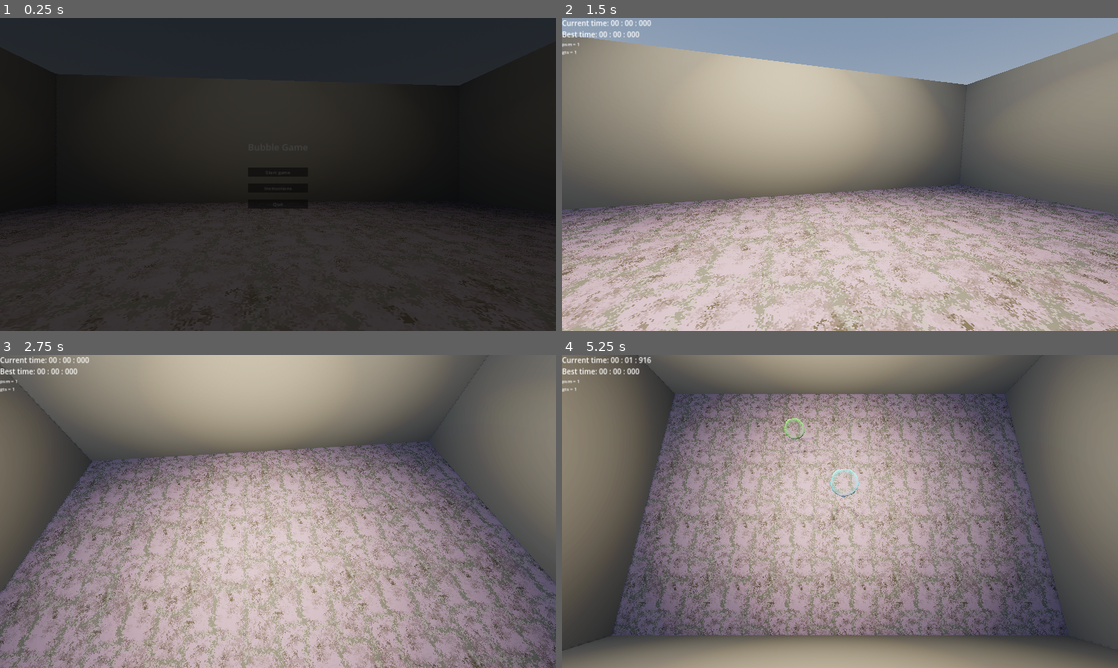
Above: before the commit, frames 1-4 (two rows, left to right).
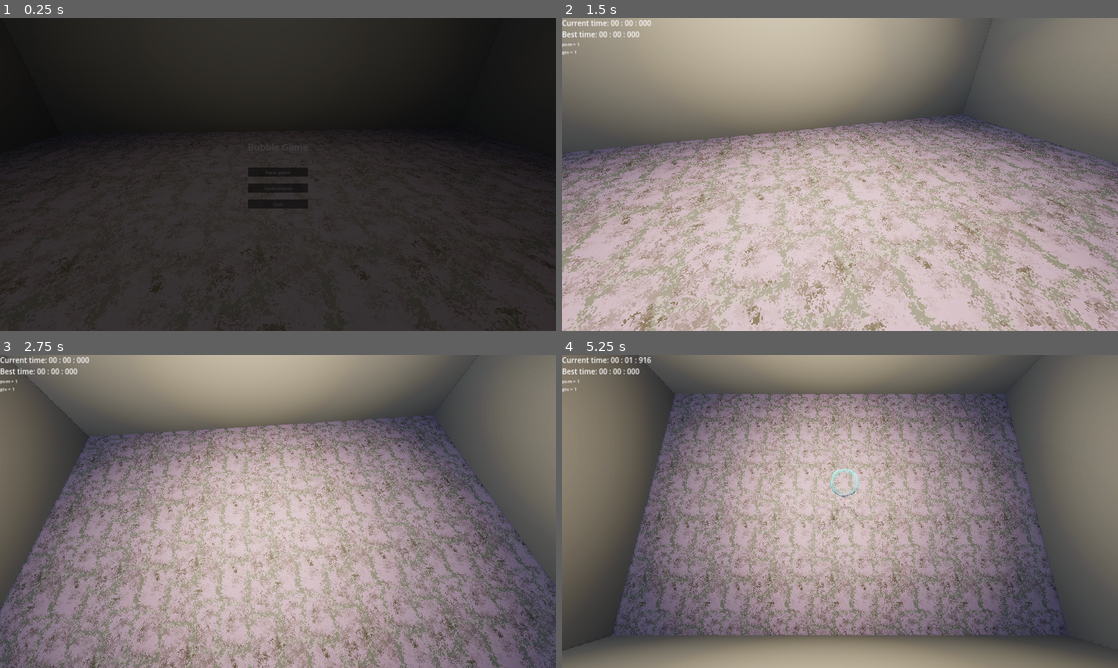
Above: after the commit, the same moments.

Repository: warriormaster12/Fsj2025
Game: Godot game, scene res://levels/actual_level.tscn
Two runs of this game, one before a commit and one after it. Both use one fixed random seed, a clock stepped at 60 frames per second and the inputs below.
Inputs:
- Up to frame 1 (0.25 s): no input
- Up to frame 2 (1.5 s): click "Start game" at 0.5 s; click "Start game" at 1.25 s
- Up to frame 3 (2.75 s): tap Space (dash) at 2.1 s
- Up to frame 4 (5.25 s): tap one key every 0.75 s from 2.85 s: S (move_d) A (move_l) D (move_r) W (move_u)

The runs differ from the first frame. In frame 1, 6.7% of the frame differs, in the area x 0-100%, y 0-100%; in frame 2, 69%; in frame 3, 43%; in frame 4, less than 0.1%.

Commit message:
Fix powerup spawning while in main menu

Diff:
--- a/levels/actual_level.tscn
+++ b/levels/actual_level.tscn
@@ -331,10 +331,10 @@
 script = ExtResource("1_onbhf")
 
 [node name="CameraRotate" type="Node3D" parent="MainMenu"]
-transform = Transform3D(1, 0, 0, 0, 1, 0, 0, 0, 1, 0, 1.6412, 0)
+transform = Transform3D(1, 0, 0, 0, 1, 0, 0, 0, 1, 0, 3.071, 0)
 
 [node name="Camera3D" type="Camera3D" parent="MainMenu/CameraRotate"]
-transform = Transform3D(1, 0, 0, 0, 1, 0, 0, 0, 1, 0, 0, 4)
+transform = Transform3D(1, 0, 0, 0, 0.891007, 0.453991, 0, -0.453991, 0.891007, 0, 0, 4)
 fov = 76.0
 
 [node name="PowerUpStateManager" type="Node" parent="."]
--- a/scripts/game.gd
+++ b/scripts/game.gd
@@ -44,6 +44,7 @@
 		push_error("No spawn area assigned")
 		return
 
+	spawn_area.game_active = true
 	%PowerUpStateManager.spawn_area = spawn_area
 
 	if player_scene:
@@ -82,6 +83,7 @@
 	hud.visible = true
 	fail_container.visible = false
 	player.global_position = player_marker.global_position
+	spawn_area.game_active = true
 	spawn_area.spawn_bubble()
 
 func end() -> void:
@@ -97,6 +99,7 @@
 	if player:
 		player.velocity = Vector3.ZERO
 		player.process_mode = Node.PROCESS_MODE_DISABLED
+	spawn_area.game_active = false
 	%PowerUpStateManager.reset_power_ups()
 
 
--- a/scripts/power_up_bubble.gd
+++ b/scripts/power_up_bubble.gd
@@ -31,7 +31,7 @@
 	var collision: KinematicCollision3D = get_last_slide_collision()
 	if collision:
 		if collision.get_collider().is_in_group("player"):
-			PUSM.activate_random_power_up(position)
+			PUSM.activate_random_power_up()
 			power_up_pickup.emit()
 			queue_free()
 		elif is_on_floor():
--- a/scripts/power_up_state_manager.gd
+++ b/scripts/power_up_state_manager.gd
@@ -53,7 +53,7 @@
 				time_scale *= 0.5
 	Engine.time_scale = time_scale
 
-func activate_random_power_up(pos: Vector3) -> void:
+func activate_random_power_up() -> void:
 	var type: PowerUpType = PowerUpType.values()[randi() % PowerUpType.size()]
 	if type == PowerUpType.BUBBLES:
 		for i in range(0, randi() % 5 + 1):
--- a/scripts/spawn_area.gd
+++ b/scripts/spawn_area.gd
@@ -3,6 +3,8 @@
 
 const POWER_UP_INTERVAL_MIN: float = 5
 const POWER_UP_INTERVAL_MAX: float = 20
+
+var game_active: bool = false
 
 @export var spawn_objects: Array[PackedScene] = [
 	preload("res://prefabs/bubble/bubble.tscn"),
@@ -23,6 +25,8 @@
 				break
 
 func _process(delta: float) -> void:
+	if !game_active:
+		return
 	time_till_next_power_up -= delta
 	if time_till_next_power_up < 0:
 		spawn_power_up()
